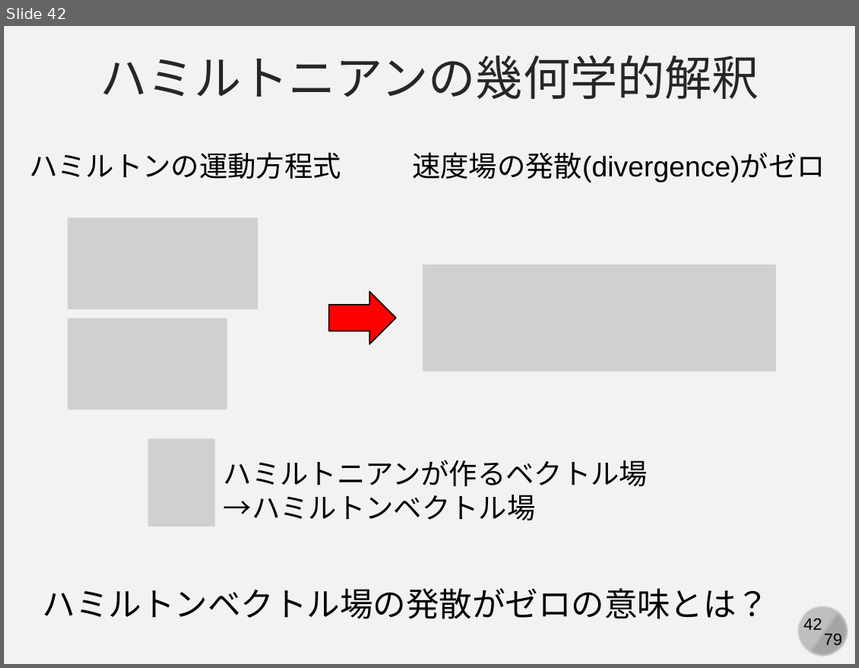
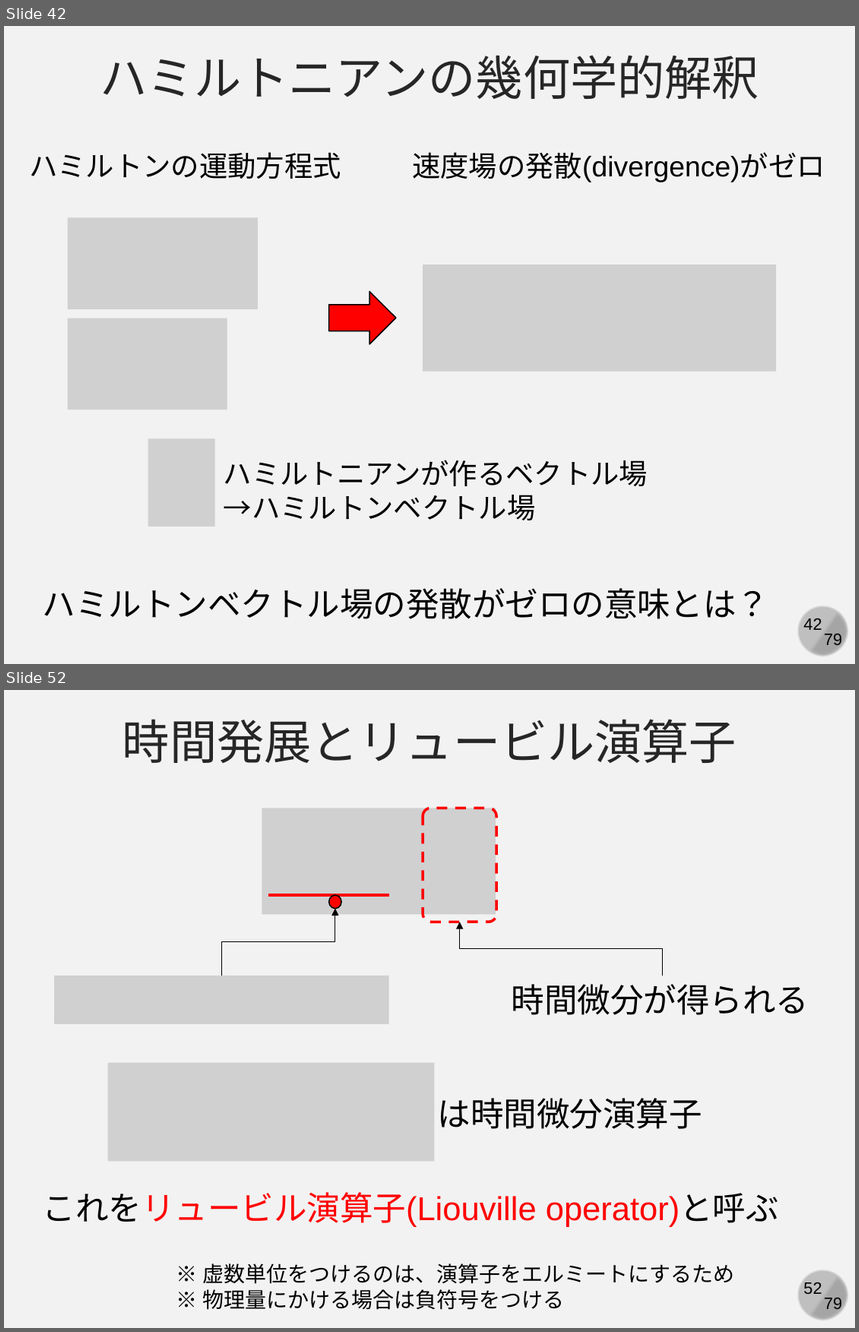
Before and after one commit to kaityo256/simulation_engineering, a slide deck: 05_md_basic/simulation05.pptx. Shown one above the other, each under a label of ours: slide 42 before the commit, slides 42 and 52 after it; the slides between them are not shown. The pictures are 859x668 and 859x1332 pixels, drawn with LibreOffice and Linux fonts; fonts in the diff are those of the drawing; grey boxes stand for pictures. Boxes give left, top, right and bottom in pixels: in the first picture for what was removed or moved away, otherwise in the second. Text is boxed around its words. In the diff, an @@ line names an element or a change of style, - is before the commit and + after.

```diff
--- a/05_md_basic/simulation05.pptx
+++ b/05_md_basic/simulation05.pptx
@@ slide 52 added at [4, 690, 855, 1328], background #F2F2F2; not listed: 4 template elements that a slide beside it also shows @@
@@ text added at [123, 719, 737, 763], 40 pt, text #262626 @@
+時間発展とリュービル演算子
@@ picture added at [262, 809, 495, 915] @@
@@ rounded rectangle added at [423, 809, 496, 923], outline #FF0000 2.25 pt dashed @@
@@ elbow arrow added from (222, 976) to (335, 909), #000000 0.5 pt @@
@@ line added from (268, 895) to (389, 895), #FF0000 2.25 pt @@
@@ ellipse added at [329, 895, 342, 909], fill #FF0000, outline #000000 1 pt @@
@@ elbow arrow added from (662, 976) to (459, 923), #000000 0.5 pt @@
@@ picture added at [54, 976, 389, 1024] @@
@@ text added at [512, 984, 809, 1015], 28 pt, text #000000 @@
+時間微分が得られる
@@ picture added at [108, 1063, 435, 1161] @@
@@ text added at [438, 1098, 702, 1129], 28 pt, text #000000 @@
+は時間微分演算子
@@ text added at [43, 1192, 779, 1227], 28 pt, text #FF0000 @@
+これをリュービル演算子(Liouville operator)と呼ぶ
@@ text added at [202, 1264, 734, 1310], 18 pt, text #000000 @@
+※ 虚数単位をつけるのは、演算子をエルミートにするため
+※ 物理量にかける場合は負符号をつける
```
Also in this commit, not shown: 3 slides changed, 7 other slides added.
